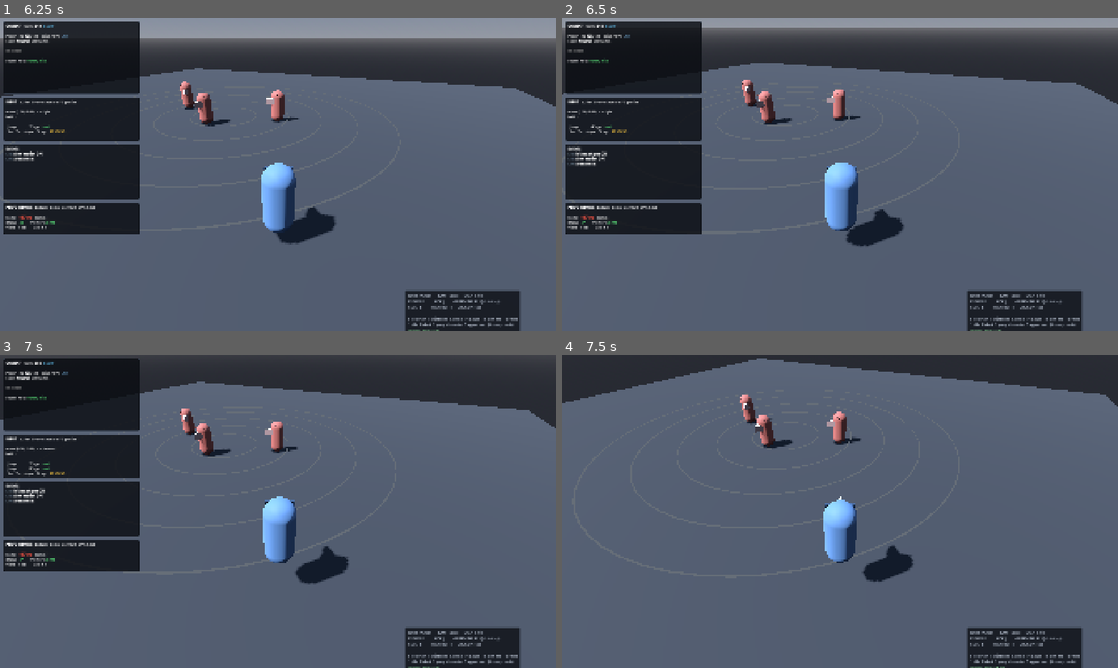
Above: before the commit, frames 1-4 (two rows, left to right).
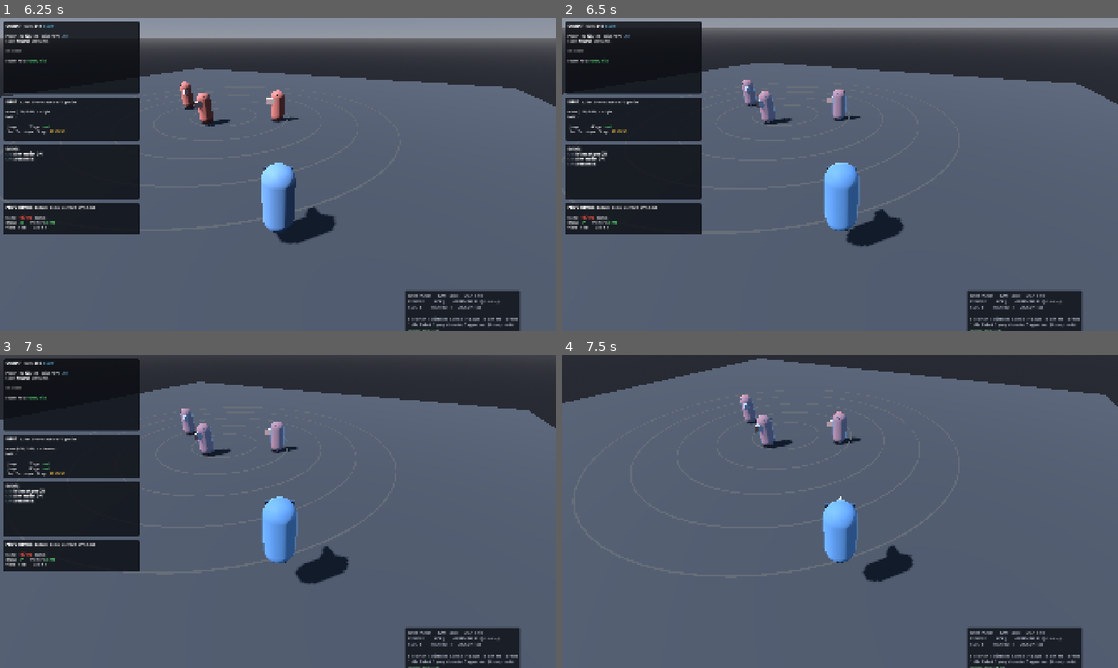
Above: after the commit, the same moments.

Repository: ashvyagni/Vowed
Game: Godot game, scene res://scenes/lab/CombatLab.tscn
Same seed, same stepped clock (60 frames per second), same inputs: the game is played once before the commit and once after it.
Inputs (mouse positions are in pixels of both pictures, inside the frame that each line leads up to):
- Up to frame 1 (6.25 s): tap Enter at 0.5 s; move the mouse to (400, 158) at 0.52 s; hold D (move_right) 0.53-1.28 s; tap Shift (dash) at 0.6 s; click (400, 158) at 0.67 s; tap Space (jump) at 0.77, 1.52, 3.02, 3.77, 4.52, 6.02 s; move the mouse to (166, 190) at 1.27 s; hold S (move_back) 1.28-2.03 s; tap Q (guard) at 1.35 s; move the mouse to (333, 105) at 2.02 s; hold D (move_right) 2.03-2.78 s; tap F (interact) at 2.1 s; move the mouse to (250, 237) at 2.77 s; hold W (move_forward) 2.78-3.53 s; tap J (kick) at 2.85 s; click (250, 237) at 2.92 s; move the mouse to (444, 221) at 3.52 s; hold A (move_left) 3.53-5.03 s; tap Tab (lock_on) at 3.6 s; tap F3 (debug_frame_step) at 4.15 s; move the mouse to (111, 127) at 4.27 s; tap R (manifestation) at 4.35 s; tap F6 (debug_reset_lab) at 4.9 s; move the mouse to (305, 174) at 5.02 s; hold S (move_back) 5.03-5.78 s; tap K (punch) at 5.1 s; click (305, 174) at 5.17 s; tap F5 (debug_slowmo) at 5.65 s; move the mouse to (194, 96) at 5.77 s; hold D (move_right) from 5.78 s (still down); tap E (soul_technique) at 5.85 s
- Up to frame 2 (6.5 s): keep holding D (move_right); tap F2 (debug_toggle_hitboxes) at 6.4 s
- Up to frame 3 (7 s): move the mouse to (400, 495) at 6.52 s; release D (move_right) at 6.53 s; hold W (move_forward) from 6.53 s (still down); tap 1 at 6.6 s; tap Space (jump) at 6.77 s
- Up to frame 4 (7.5 s): tap F1 (debug_toggle_overlay) at 7.15 s; move the mouse to (728, 527) at 7.27 s; release W (move_forward) at 7.28 s; hold D (move_right) from 7.28 s (still down); tap 2 at 7.35 s; click (728, 527) at 7.42 s

Frame 1 is identical in both runs. In frame 2, 1.1% of the frame differs, in the area x 32-54%, y 19-68%; in frame 3, 1.1%; in frame 4, 1.1%.

Commit message:
fix: F2 reported hitboxes ON while drawing nothing
Two separate defects stacked on top of each other, both of which made the
debug view claim success while showing nothing — which is worse than a
missing tool, because it costs you the time spent trusting it.

1. DebugOverlay never touched the HitboxVisualizer at all. F2 toggled
   CollisionShape3D.visible across the tree, which does nothing at runtime:
   those nodes have no runtime visual. And hitboxes have no node in the tree
   in the first place — they are authored shapes queried during the combat
   tick — so the visualiser is the ONLY thing that can draw them. The overlay
   now drives it directly, and says so loudly if no visualiser is present
   instead of reporting a successful toggle.

2. HitboxVisualizer._ready() called set_visible(false), and a hidden Node3D
   hides every child. set_enabled(true) flipped the flag but not visibility,
   so the pooled mesh instances were being positioned correctly and drawn
   into a hidden subtree. Visibility now tracks the enabled flag through one
   accessor so the two cannot drift apart.

Verified by capturing a paused active frame: the active hitbox sphere and
both hurtbox capsules now render, colour-coded, drawn through geometry.

Co-Authored-By: Claude Opus 5 <noreply@anthropic.com>

Diff:
--- a/scenes/actors/Player.tscn
+++ b/scenes/actors/Player.tscn
@@ -39,7 +39,7 @@
 
 [sub_resource type="SphereShape3D" id="SphereShape3D_y7lai"]
 
-[node name="Player" type="CharacterBody3D" unique_id=1667989092 node_paths=PackedStringArray("combat", "intent_source")]
+[node name="Player" type="CharacterBody3D" unique_id=143739328 node_paths=PackedStringArray("combat", "intent_source")]
 collision_layer = 4
 collision_mask = 11
 floor_snap_length = 0.35
@@ -52,50 +52,50 @@
 combat = NodePath("Combat")
 intent_source = NodePath("Intent")
 
-[node name="Body" type="CollisionShape3D" parent="." unique_id=763888157]
+[node name="Body" type="CollisionShape3D" parent="." unique_id=1800396655]
 transform = Transform3D(1, 0, 0, 0, 1, 0, 0, 0, 1, 0, 0.86, 0)
 visible = false
 shape = SubResource("CapsuleShape3D_phxw6")
 
-[node name="Graybox" type="MeshInstance3D" parent="." unique_id=235077366]
+[node name="Graybox" type="MeshInstance3D" parent="." unique_id=1431102694]
 transform = Transform3D(1, 0, 0, 0, 1, 0, 0, 0, 1, 0, 0.86, 0)
 material_override = SubResource("StandardMaterial3D_yi6s0")
 mesh = SubResource("CapsuleMesh_4dtpl")
 
-[node name="FacingMarker" type="MeshInstance3D" parent="." unique_id=1525124771]
+[node name="FacingMarker" type="MeshInstance3D" parent="." unique_id=1587043521]
 transform = Transform3D(1, 0, 0, 0, -4.371139e-08, 1, 0, -1, -4.371139e-08, 0, 1.18, -0.52)
 material_override = SubResource("StandardMaterial3D_apfsx")
 mesh = SubResource("PrismMesh_4flbw")
 
-[node name="FacingStripe" type="MeshInstance3D" parent="." unique_id=162666364]
+[node name="FacingStripe" type="MeshInstance3D" parent="." unique_id=1404837775]
 transform = Transform3D(1, 0, 0, 0, 1, 0, 0, 0, 1, 0, 1.52, -0.2)
 material_override = SubResource("StandardMaterial3D_80op8")
 mesh = SubResource("BoxMesh_v5rh2")
 
-[node name="Combat" type="Node" parent="." unique_id=69701110]
+[node name="Combat" type="Node" parent="." unique_id=1796709731]
 script = ExtResource("3_ttitt")
 library = ExtResource("4_a8g62")
 graph = ExtResource("5_jndii")
 
-[node name="Intent" type="Node" parent="." unique_id=1324444132]
+[node name="Intent" type="Node" parent="." unique_id=1551663080]
 script = ExtResource("6_u4ili")
 
-[node name="Hurtbox" type="Area3D" parent="." unique_id=1527702353 node_paths=PackedStringArray("combat")]
+[node name="Hurtbox" type="Area3D" parent="." unique_id=482876484 node_paths=PackedStringArray("combat")]
 collision_layer = 16
 collision_mask = 0
 script = ExtResource("7_6cyea")
 combat = NodePath("../Combat")
 
-[node name="Shape" type="CollisionShape3D" parent="Hurtbox" unique_id=950007562]
+[node name="Shape" type="CollisionShape3D" parent="Hurtbox" unique_id=1419053554]
 transform = Transform3D(1, 0, 0, 0, 1, 0, 0, 0, 1, 0, 0.86, 0)
 visible = false
 shape = SubResource("CapsuleShape3D_70adr")
 
-[node name="CameraProxy" type="StaticBody3D" parent="." unique_id=1266059047]
+[node name="CameraProxy" type="StaticBody3D" parent="." unique_id=1869858713]
 collision_layer = 512
 collision_mask = 0
 
-[node name="Shape" type="CollisionShape3D" parent="CameraProxy" unique_id=775069117]
+[node name="Shape" type="CollisionShape3D" parent="CameraProxy" unique_id=1000646359]
 transform = Transform3D(1, 0, 0, 0, 1, 0, 0, 0, 1, 0, 1, 0)
 visible = false
 shape = SubResource("SphereShape3D_y7lai")
--- a/scenes/actors/TrainingDummy.tscn
+++ b/scenes/actors/TrainingDummy.tscn
@@ -39,7 +39,7 @@
 
 [sub_resource type="SphereShape3D" id="SphereShape3D_2i4u1"]
 
-[node name="TrainingDummy" type="CharacterBody3D" unique_id=837806796 node_paths=PackedStringArray("combat", "intent_source")]
+[node name="TrainingDummy" type="CharacterBody3D" unique_id=730456951 node_paths=PackedStringArray("combat", "intent_source")]
 collision_layer = 8
 collision_mask = 7
 floor_snap_length = 0.35
@@ -52,50 +52,50 @@
 combat = NodePath("Combat")
 intent_source = NodePath("Intent")
 
-[node name="Body" type="CollisionShape3D" parent="." unique_id=1403088852]
+[node name="Body" type="CollisionShape3D" parent="." unique_id=1946845270]
 transform = Transform3D(1, 0, 0, 0, 1, 0, 0, 0, 1, 0, 0.86, 0)
 visible = false
 shape = SubResource("CapsuleShape3D_jj8lq")
 
-[node name="Graybox" type="MeshInstance3D" parent="." unique_id=1970313339]
+[node name="Graybox" type="MeshInstance3D" parent="." unique_id=2137644004]
 transform = Transform3D(1, 0, 0, 0, 1, 0, 0, 0, 1, 0, 0.86, 0)
 material_override = SubResource("StandardMaterial3D_np1cb")
 mesh = SubResource("CapsuleMesh_h0o0f")
 
-[node name="FacingMarker" type="MeshInstance3D" parent="." unique_id=1440369757]
+[node name="FacingMarker" type="MeshInstance3D" parent="." unique_id=1861548943]
 transform = Transform3D(1, 0, 0, 0, -4.371139e-08, 1, 0, -1, -4.371139e-08, 0, 1.18, -0.52)
 material_override = SubResource("StandardMaterial3D_j4soy")
 mesh = SubResource("PrismMesh_be34m")
 
-[node name="FacingStripe" type="MeshInstance3D" parent="." unique_id=1756966533]
+[node name="FacingStripe" type="MeshInstance3D" parent="." unique_id=1595922692]
 transform = Transform3D(1, 0, 0, 0, 1, 0, 0, 0, 1, 0, 1.52, -0.2)
 material_override = SubResource("StandardMaterial3D_huefu")
 mesh = SubResource("BoxMesh_rsb2h")
 
-[node name="Combat" type="Node" parent="." unique_id=1955223128]
+[node name="Combat" type="Node" parent="." unique_id=289856724]
 script = ExtResource("3_dchpj")
 library = ExtResource("4_od1ir")
 graph = ExtResource("5_trbmm")
 
-[node name="Intent" type="Node" parent="." unique_id=606788529]
+[node name="Intent" type="Node" parent="." unique_id=1393608290]
 script = ExtResource("6_cwkf4")
 
-[node name="Hurtbox" type="Area3D" parent="." unique_id=719255833 node_paths=PackedStringArray("combat")]
+[node name="Hurtbox" type="Area3D" parent="." unique_id=641409016 node_paths=PackedStringArray("combat")]
 collision_layer = 32
 collision_mask = 0
 script = ExtResource("7_wmxqe")
 combat = NodePath("../Combat")
 
-[node name="Shape" type="CollisionShape3D" parent="Hurtbox" unique_id=1575183053]
+[node name="Shape" type="CollisionShape3D" parent="Hurtbox" unique_id=1513857562]
 transform = Transform3D(1, 0, 0, 0, 1, 0, 0, 0, 1, 0, 0.86, 0)
 visible = false
 shape = SubResource("CapsuleShape3D_yh7mu")
 
-[node name="CameraProxy" type="StaticBody3D" parent="." unique_id=622036898]
+[node name="CameraProxy" type="StaticBody3D" parent="." unique_id=445463988]
 collision_layer = 512
 collision_mask = 0
 
-[node name="Shape" type="CollisionShape3D" parent="CameraProxy" unique_id=1079760097]
+[node name="Shape" type="CollisionShape3D" parent="CameraProxy" unique_id=1900076859]
 transform = Transform3D(1, 0, 0, 0, 1, 0, 0, 0, 1, 0, 1, 0)
 visible = false
 shape = SubResource("SphereShape3D_2i4u1")
--- a/scenes/lab/CombatLab.tscn
+++ b/scenes/lab/CombatLab.tscn
@@ -7,8 +7,8 @@
 [ext_resource type="Script" path="res://src/actor/player/PlayerCamera.gd" id="5_yt6xp"]
 [ext_resource type="PackedScene" path="res://scenes/actors/TrainingDummy.tscn" id="6_cmmo5"]
 [ext_resource type="Script" path="res://src/actor/base/Actor.gd" id="7_dg0lp"]
-[ext_resource type="Script" path="res://src/core/debug/DebugOverlay.gd" id="8_tgkvn"]
-[ext_resource type="Script" path="res://src/core/debug/HitboxVisualizer.gd" id="9_a5uws"]
+[ext_resource type="Script" path="res://src/core/debug/HitboxVisualizer.gd" id="8_tgkvn"]
+[ext_resource type="Script" path="res://src/core/debug/DebugOverlay.gd" id="9_a5uws"]
 
 [sub_resource type="ProceduralSkyMaterial" id="ProceduralSkyMaterial_nfxvc"]
 sky_top_color = Color(0.32, 0.42, 0.58, 1)
@@ -75,55 +75,55 @@
 inner_radius = 9.97
 outer_radius = 10.03
 
-[node name="CombatLab" type="Node3D" unique_id=619162872]
+[node name="CombatLab" type="Node3D" unique_id=1436362831]
 script = ExtResource("1_5j436")
 
-[node name="Sun" type="DirectionalLight3D" parent="." unique_id=1473184089]
+[node name="Sun" type="DirectionalLight3D" parent="." unique_id=744750937]
 transform = Transform3D(0.76604444, 0.5065235, -0.39573956, 0, 0.6156615, 0.7880107, 0.6427876, -0.6036512, 0.47162408, 0, 0, 0)
 light_energy = 1.05
 shadow_enabled = true
 
-[node name="Environment" type="WorldEnvironment" parent="." unique_id=754982455]
+[node name="Environment" type="WorldEnvironment" parent="." unique_id=1289818615]
 environment = SubResource("Environment_8ljno")
 
-[node name="Floor" type="StaticBody3D" parent="." unique_id=1377782847]
+[node name="Floor" type="StaticBody3D" parent="." unique_id=473347562]
 collision_mask = 0
 
-[node name="Shape" type="CollisionShape3D" parent="Floor" unique_id=967564532]
+[node name="Shape" type="CollisionShape3D" parent="Floor" unique_id=1069580741]
 transform = Transform3D(1, 0, 0, 0, 1, 0, 0, 0, 1, 0, -0.2, 0)
 visible = false
 shape = SubResource("BoxShape3D_f0266")
 
-[node name="FloorMesh" type="MeshInstance3D" parent="Floor" unique_id=1550696215]
+[node name="FloorMesh" type="MeshInstance3D" parent="Floor" unique_id=1411423763]
 material_override = SubResource("StandardMaterial3D_sotcw")
 mesh = SubResource("PlaneMesh_mt8ng")
 
-[node name="Marker_2m" type="MeshInstance3D" parent="." unique_id=1507735084]
+[node name="Marker_2m" type="MeshInstance3D" parent="." unique_id=1912903424]
 transform = Transform3D(1, 0, 0, 0, 1, 0, 0, 0, 1, 0, 0.012, 0)
 material_override = SubResource("StandardMaterial3D_jyfjp")
 mesh = SubResource("TorusMesh_oppp2")
 
-[node name="Marker_4m" type="MeshInstance3D" parent="." unique_id=1126022874]
+[node name="Marker_4m" type="MeshInstance3D" parent="." unique_id=391630514]
 transform = Transform3D(1, 0, 0, 0, 1, 0, 0, 0, 1, 0, 0.012, 0)
 material_override = SubResource("StandardMaterial3D_hcydq")
 mesh = SubResource("TorusMesh_omil0")
 
-[node name="Marker_6m" type="MeshInstance3D" parent="." unique_id=1501266666]
+[node name="Marker_6m" type="MeshInstance3D" parent="." unique_id=1803359908]
 transform = Transform3D(1, 0, 0, 0, 1, 0, 0, 0, 1, 0, 0.012, 0)
 material_override = SubResource("StandardMaterial3D_amdt6")
 mesh = SubResource("TorusMesh_a7un7")
 
-[node name="Marker_8m" type="MeshInstance3D" parent="." unique_id=1730317146]
+[node name="Marker_8m" type="MeshInstance3D" parent="." unique_id=86586327]
 transform = Transform3D(1, 0, 0, 0, 1, 0, 0, 0, 1, 0, 0.012, 0)
 material_override = SubResource("StandardMaterial3D_wo65b")
 mesh = SubResource("TorusMesh_f1cs0")
 
-[node name="Marker_10m" type="MeshInstance3D" parent="." unique_id=761011702]
+[node name="Marker_10m" type="MeshInstance3D" parent="." unique_id=948174392]
 transform = Transform3D(1, 0, 0, 0, 1, 0, 0, 0, 1, 0, 0.012, 0)
 material_override = SubResource("StandardMaterial3D_4tutt")
 mesh = SubResource("TorusMesh_mj4fi")
 
-[node name="Player" type="CharacterBody3D" parent="." unique_id=1667989092 node_paths=PackedStringArray("camera_rig", "combat", "intent_source") instance=ExtResource("2_ku7jh")]
+[node name="Player" type="CharacterBody3D" parent="." unique_id=143739328 node_paths=PackedStringArray("camera_rig", "combat", "intent_source") instance=ExtResource("2_ku7jh")]
 transform = Transform3D(1, 0, 0, 0, 1, 0, 0, 0, 1, 0, 0.2, 4)
 collision_layer = 4
 collision_mask = 11
@@ -139,12 +139,12 @@
 combat = NodePath("Combat")
 intent_source = NodePath("Intent")
 
-[node name="CameraRig" type="Node3D" parent="." unique_id=779510465 node_paths=PackedStringArray("target")]
+[node name="CameraRig" type="Node3D" parent="." unique_id=250814147 node_paths=PackedStringArray("target")]
 transform = Transform3D(1, 0, 0, 0, 1, 0, 0, 0, 1, 0, 1.6, 4)
 script = ExtResource("5_yt6xp")
 target = NodePath("../Player")
 
-[node name="Dummy_Close" type="CharacterBody3D" parent="." unique_id=837806796 node_paths=PackedStringArray("combat", "intent_source") instance=ExtResource("6_cmmo5")]
+[node name="Dummy_Close" type="CharacterBody3D" parent="." unique_id=730456951 node_paths=PackedStringArray("combat", "intent_source") instance=ExtResource("6_cmmo5")]
 transform = Transform3D(-1, 0, 8.742278e-08, 0, 1, 0, -8.742278e-08, 0, -1, 0, 0.2, 1.6)
 collision_layer = 8
 collision_mask = 7
@@ -158,7 +158,7 @@
 combat = NodePath("Combat")
 intent_source = NodePath("Intent")
 
-[node name="Dummy_Mid" type="CharacterBody3D" parent="." unique_id=272634618 node_paths=PackedStringArray("combat", "intent_source") instance=ExtResource("6_cmmo5")]
+[node name="Dummy_Mid" type="CharacterBody3D" parent="." unique_id=1572119556 node_paths=PackedStringArray("combat", "intent_source") instance=ExtResource("6_cmmo5")]
 transform = Transform3D(-0.8041762, 0, -0.594391, 0, 1, 0, 0.594391, 0, -0.8041762, -3.4, 0.2, -0.6)
 collision_layer = 8
 collision_mask = 7
@@ -172,7 +172,7 @@
 combat = NodePath("Combat")
 intent_source = NodePath("Intent")
 
-[node name="Dummy_Far" type="CharacterBody3D" parent="." unique_id=446983492 node_paths=PackedStringArray("combat", "intent_source") instance=ExtResource("6_cmmo5")]
+[node name="Dummy_Far" type="CharacterBody3D" parent="." unique_id=653198048 node_paths=PackedStringArray("combat", "intent_source") instance=ExtResource("6_cmmo5")]
 transform = Transform3D(-0.8041762, 0, 0.594391, 0, 1, 0, -0.594391, 0, -0.8041762, 3.4, 0.2, -0.6)
 collision_layer = 8
 collision_mask = 7
@@ -186,9 +186,10 @@
 combat = NodePath("Combat")
 intent_source = NodePath("Intent")
 
-[node name="DebugOverlay" type="CanvasLayer" parent="." unique_id=1182033713 node_paths=PackedStringArray("subject")]
+[node name="HitboxVisualizer" type="Node3D" parent="." unique_id=2139167000]
 script = ExtResource("8_tgkvn")
+
+[node name="DebugOverlay" type="CanvasLayer" parent="." unique_id=983144716 node_paths=PackedStringArray("subject", "hitbox_visualizer")]
+script = ExtResource("9_a5uws")
 subject = NodePath("../Player")
-
-[node name="HitboxVisualizer" type="Node3D" parent="." unique_id=455002446]
-script = ExtResource("9_a5uws")
+hitbox_visualizer = NodePath("../HitboxVisualizer")
--- a/src/core/debug/DebugOverlay.gd
+++ b/src/core/debug/DebugOverlay.gd
@@ -21,6 +21,15 @@
 ## registered actor is used.
 @export var subject: Actor
 
+## Draws the hitbox and hurtbox volumes. Found in the tree when not set.
+##
+## The overlay MUST drive this, because hitboxes have no node in the scene tree —
+## they are authored shapes queried during the combat tick — so there is nothing
+## for Godot's own collision debug to draw. An earlier version toggled
+## `CollisionShape3D.visible` instead, which does nothing at runtime: F2 reported
+## "hitbox shapes ON" and showed nothing at all.
+@export var hitbox_visualizer: HitboxVisualizer
+
 ## Performance budgets from docs/TECH_STACK.md §4. Exceeding one is highlighted,
 ## because a budget nobody is shown is a budget nobody keeps.
 const BUDGET_FRAME_MS: float = 16.6
@@ -98,9 +107,7 @@
 		for child: Node in get_children():
 			(child as CanvasItem).visible = _visible_panels
 	elif event.is_action_pressed(&"debug_toggle_hitboxes"):
-		_show_shapes = not _show_shapes
-		_apply_shape_visibility()
-		_push_log("[b]hitbox shapes %s[/b]" % ("ON" if _show_shapes else "off"))
+		_toggle_shapes()
 	elif event.is_action_pressed(&"debug_frame_step"):
 		CombatClock.request_step()
 	elif event.is_action_pressed(&"debug_toggle_pause"):
@@ -117,19 +124,29 @@
 		_push_log("[b]arena reset[/b]")
 
 
-## Show or hide every collision shape in the scene. Godot's own
-## `debug_collisions_hint` cannot be toggled at runtime, so visibility is driven
-## directly.
-func _apply_shape_visibility() -> void:
-	var root: Node = get_tree().root
-	_walk_shapes(root)
-
-
-func _walk_shapes(node: Node) -> void:
+func _toggle_shapes() -> void:
+	if hitbox_visualizer == null:
+		hitbox_visualizer = _find_visualizer(get_tree().root)
+	if hitbox_visualizer == null:
+		# Say so rather than silently reporting success. A debug tool that lies
+		# about its own state is worse than one that is missing.
+		_push_log("[color=#ff4444]no HitboxVisualizer in the scene — "
+			+ "nothing to show[/color]")
+		return
+
+	hitbox_visualizer.toggle()
+	_show_shapes = hitbox_visualizer.is_enabled()
+	_push_log("[b]hitbox shapes %s[/b]" % ("ON" if _show_shapes else "off"))
+
+
+func _find_visualizer(node: Node) -> HitboxVisualizer:
+	if node is HitboxVisualizer:
+		return node as HitboxVisualizer
 	for child: Node in node.get_children():
-		if child is CollisionShape3D:
-			(child as CollisionShape3D).visible = _show_shapes
-		_walk_shapes(child)
+		var found: HitboxVisualizer = _find_visualizer(child)
+		if found != null:
+			return found
+	return null
 
 
 func _process(_delta: float) -> void:
--- a/src/core/debug/HitboxVisualizer.gd
+++ b/src/core/debug/HitboxVisualizer.gd
@@ -35,11 +35,18 @@
 	# After the director's physics step, so what is drawn is what was resolved
 	# this frame rather than last frame's state.
 	process_priority = 1000
-	set_visible(false)
+	# Start hidden. Always go through set_enabled() so visibility and the flag
+	# cannot drift apart.
+	set_enabled(false)
 
 
 func set_enabled(value: bool) -> void:
 	_enabled = value
+	# Node visibility must track the enabled flag. This node is hidden on ready,
+	# and a hidden Node3D hides every child — so the pooled mesh instances were
+	# being positioned correctly and drawn into a hidden subtree. The result was
+	# a debug view that reported itself ON and rendered nothing.
+	visible = value
 	if not value:
 		_release_all()
 
--- a/tools/lab_builder.gd
+++ b/tools/lab_builder.gd
@@ -316,16 +316,19 @@
 			intent.mode = placement["mode"]
 
 	# --- debug tooling ---
-	var overlay := DebugOverlay.new()
-	overlay.name = "DebugOverlay"
-	overlay.subject = player
-	root.add_child(overlay)
-	overlay.owner = root
-
+	# The visualiser is created FIRST so the overlay can hold a direct reference
+	# rather than relying on a tree search at keypress time.
 	var visualizer := HitboxVisualizer.new()
 	visualizer.name = "HitboxVisualizer"
 	root.add_child(visualizer)
 	visualizer.owner = root
+
+	var overlay := DebugOverlay.new()
+	overlay.name = "DebugOverlay"
+	overlay.subject = player
+	overlay.hitbox_visualizer = visualizer
+	root.add_child(overlay)
+	overlay.owner = root
 
 	_save_scene(root, LAB_PATH)
 
